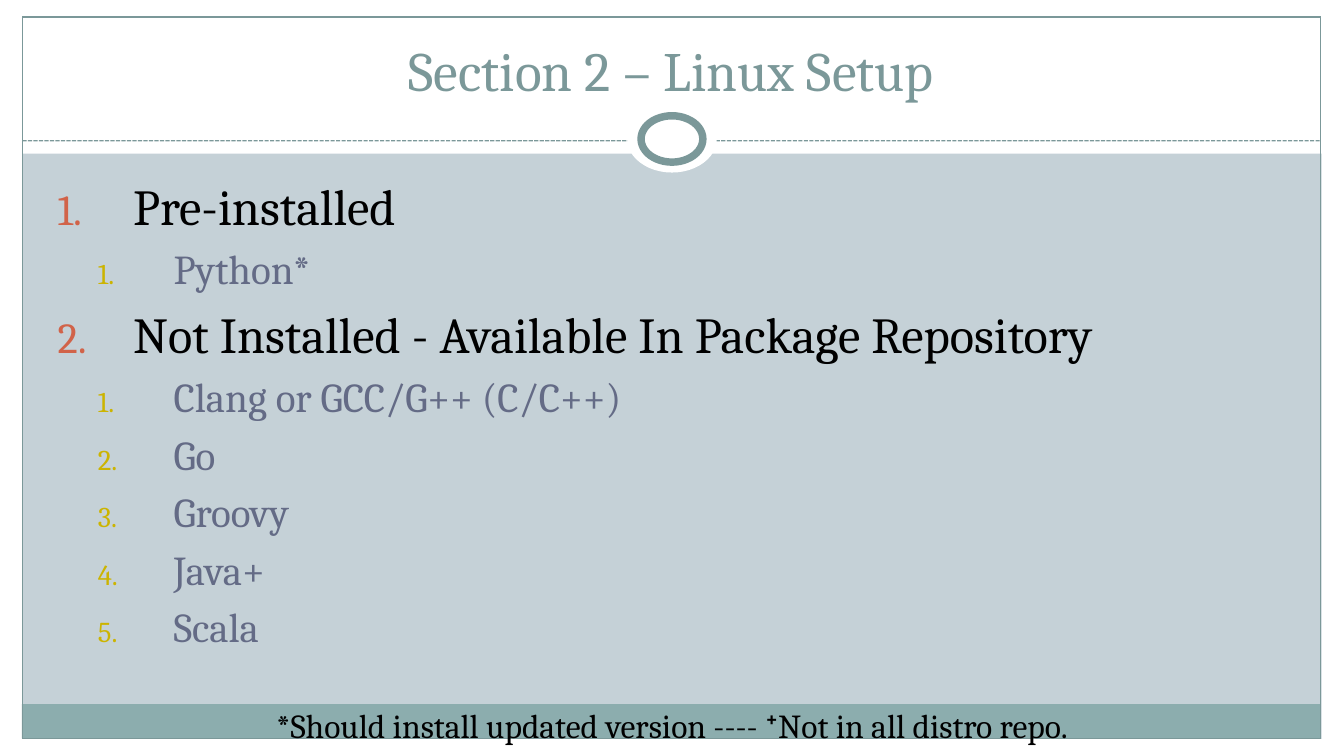
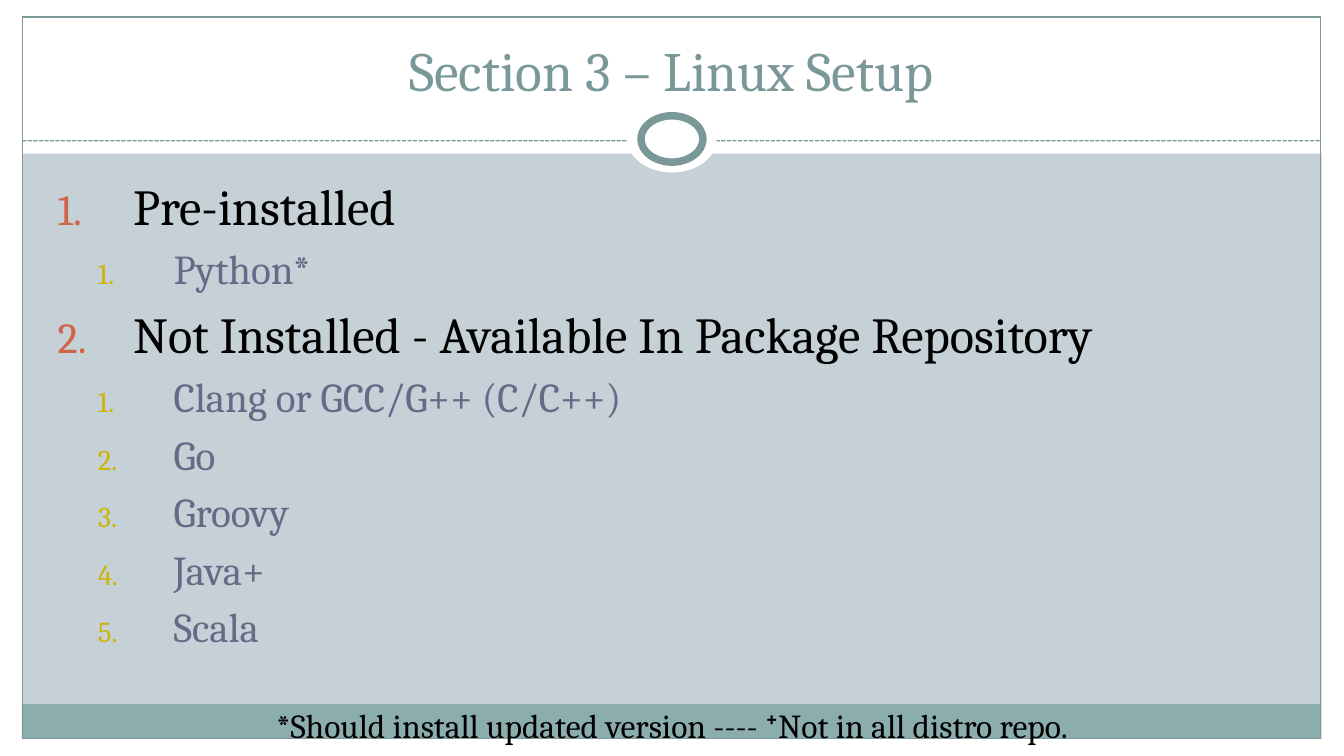
Before and after one commit to xiliax/programming-languages-compared, a slide deck: slide 8 of docs/programming-language-compared.pptx. Drawn at 1344x756 pixels with LibreOffice and Linux fonts; fonts in the diff are those of the drawing. Boxes give left, top, right and bottom in pixels: in the first picture for what was removed or moved away, otherwise in the second. Text is boxed around its words. In the diff, an @@ line names an element or a change of style, - is before the commit and + after.

Commit message:
c01s03 - Linux Setup

```diff
--- a/docs/programming-language-compared.pptx
+++ b/docs/programming-language-compared.pptx
@@ title at (x1=409, y1=53, x2=934, y2=103): text changed @@
-Section 2 – Linux Setup
+Section 3 – Linux Setup
```
Also in this commit, not shown: 2 other slides changed, 25 other files.
